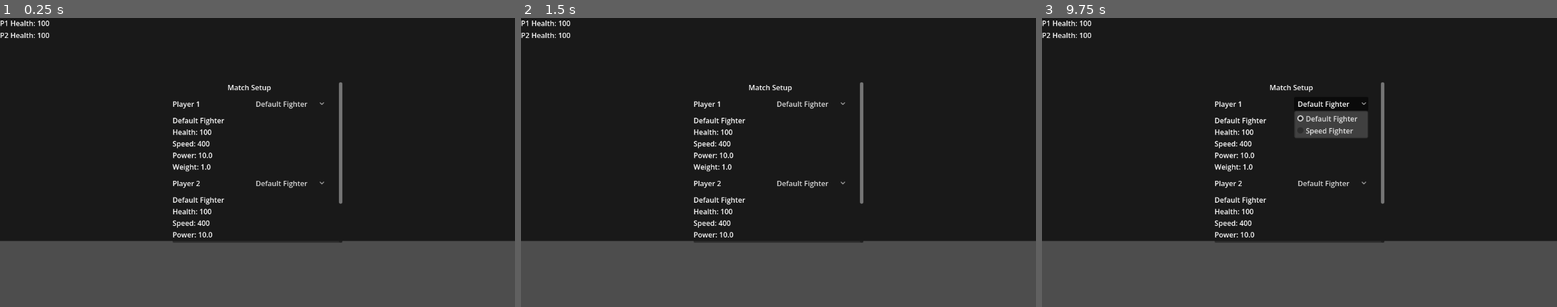
Above: before the commit, frames 1-3 (left to right).
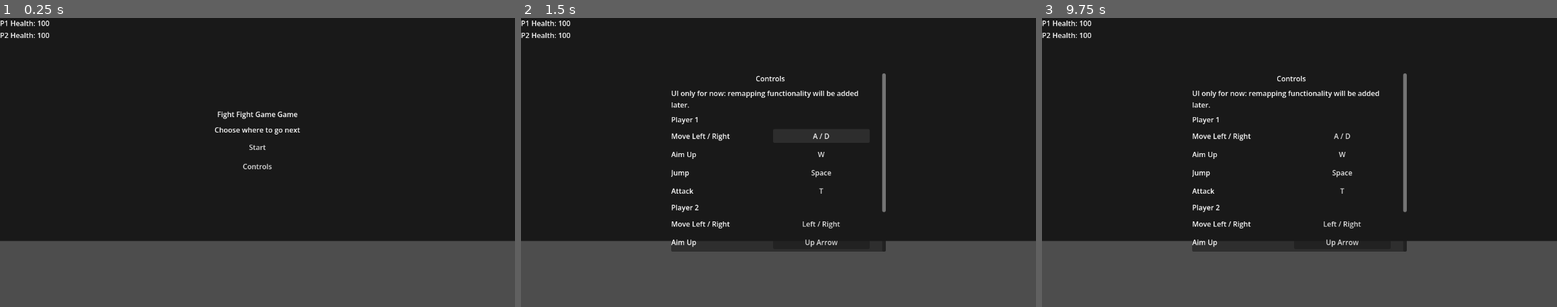
Above: after the commit, the same moments.

Repository: GitLlamma/Fight-Fight-Game-Game
Game: Godot game, scene res://scenes/main.tscn
Two runs of this game, one before a commit and one after it. Both use one fixed random seed, a clock stepped at 60 frames per second and the inputs below.
Inputs (mouse positions are in pixels of both pictures, inside the frame that each line leads up to):
- Up to frame 1 (0.25 s): no input
- Up to frame 2 (1.5 s): click (778, 165) at 0.5 s, where only the run after the commit has a clickable "Controls"; click (819, 136) at 1.25 s, where only the run after the commit has a clickable "A / D"
- Up to frame 3 (9.75 s): click (1340, 153) at 2 s, where only the run after the commit has a clickable "W"; click (1340, 171) at 2.75 s, where only the run after the commit has a clickable "Space"; click (1340, 191) at 3.5 s, where only the run after the commit has a clickable "T"; click (1340, 223) at 4.25 s, where only the run after the commit has a clickable "Left / Right"; click (1340, 243) at 5 s, where only the run after the commit has a clickable "Up Arrow"; click (1340, 260) at 5.75 s, where only the run after the commit has a clickable "O"; click (1340, 278) at 6.5 s, where only the run after the commit has a clickable "P"; click (1289, 298) at 7.25 s, where only the run after the commit has a clickable "Back"; click (1289, 289) at 8 s, where only the run before the commit has a clickable "Start Match"; click (1289, 289) at 8.75 s, where only the run before the commit has a clickable "Start Match"; click (1330, 104) at 9.5 s, where only the run before the commit has a clickable "Default Fighter"

The runs differ from the first frame. In frame 1, 2.1% of the frame differs, in the area x 33-67%, y 22-78%; in frame 2, 4.3%; in frame 3, 5.5%, in the area x 29-71%, y 19-81%.

Commit message:
Added controls screen

Diff:
--- a/GodotFiles/fight-fight-game-game/scenes/ui/hud.tscn
+++ b/GodotFiles/fight-fight-game-game/scenes/ui/hud.tscn
@@ -14,6 +14,37 @@
 
 [node name="P2HealthLabel" type="Label" parent="VBoxContainer"]
 text = "P2 Health: 100"
+
+[node name="MainMenuScreen" type="PanelContainer" parent="."]
+anchor_left = 0.5
+anchor_top = 0.5
+anchor_right = 0.5
+anchor_bottom = 0.5
+offset_left = -170.0
+offset_top = -120.0
+offset_right = 170.0
+offset_bottom = 120.0
+
+[node name="MainMenuContent" type="VBoxContainer" parent="MainMenuScreen"]
+offset_left = 18.0
+offset_top = 18.0
+offset_right = 322.0
+offset_bottom = 222.0
+theme_override_constants/separation = 12
+
+[node name="TitleLabel" type="Label" parent="MainMenuScreen/MainMenuContent"]
+text = "Fight Fight Game Game"
+horizontal_alignment = 1
+
+[node name="SubtitleLabel" type="Label" parent="MainMenuScreen/MainMenuContent"]
+text = "Choose where to go next"
+horizontal_alignment = 1
+
+[node name="StartButton" type="Button" parent="MainMenuScreen/MainMenuContent"]
+text = "Start"
+
+[node name="ControlsButton" type="Button" parent="MainMenuScreen/MainMenuContent"]
+text = "Controls"
 
 [node name="WinScreen" type="PanelContainer" parent="."]
 anchor_left = 0.5
@@ -102,3 +133,131 @@
 
 [node name="StartMatchButton" type="Button" parent="CharacterSelectScreen/SelectScroll/SelectContent"]
 text = "Start Match"
+
+[node name="BackToMainMenuButton" type="Button" parent="CharacterSelectScreen/SelectScroll/SelectContent"]
+text = "Back"
+
+[node name="ControlsScreen" type="PanelContainer" parent="."]
+anchor_left = 0.5
+anchor_top = 0.5
+anchor_right = 0.5
+anchor_bottom = 0.5
+offset_left = -240.0
+offset_top = -200.0
+offset_right = 240.0
+offset_bottom = 200.0
+
+[node name="ControlsScroll" type="ScrollContainer" parent="ControlsScreen"]
+offset_left = 18.0
+offset_top = 18.0
+offset_right = 462.0
+offset_bottom = 382.0
+
+[node name="ControlsContent" type="VBoxContainer" parent="ControlsScreen/ControlsScroll"]
+custom_minimum_size = Vector2(444, 0)
+theme_override_constants/separation = 10
+
+[node name="ControlsTitleLabel" type="Label" parent="ControlsScreen/ControlsScroll/ControlsContent"]
+text = "Controls"
+horizontal_alignment = 1
+
+[node name="ControlsHintLabel" type="Label" parent="ControlsScreen/ControlsScroll/ControlsContent"]
+text = "UI only for now: remapping functionality will be added later."
+autowrap_mode = 3
+
+[node name="P1SectionLabel" type="Label" parent="ControlsScreen/ControlsScroll/ControlsContent"]
+text = "Player 1"
+
+[node name="P1MoveRow" type="HBoxContainer" parent="ControlsScreen/ControlsScroll/ControlsContent"]
+theme_override_constants/separation = 12
+
+[node name="P1MoveLabel" type="Label" parent="ControlsScreen/ControlsScroll/ControlsContent/P1MoveRow"]
+size_flags_horizontal = 3
+text = "Move Left / Right"
+
+[node name="P1MoveButton" type="Button" parent="ControlsScreen/ControlsScroll/ControlsContent/P1MoveRow"]
+size_flags_horizontal = 3
+text = "A / D"
+
+[node name="P1UpRow" type="HBoxContainer" parent="ControlsScreen/ControlsScroll/ControlsContent"]
+theme_override_constants/separation = 12
+
+[node name="P1UpLabel" type="Label" parent="ControlsScreen/ControlsScroll/ControlsContent/P1UpRow"]
+size_flags_horizontal = 3
+text = "Aim Up"
+
+[node name="P1UpButton" type="Button" parent="ControlsScreen/ControlsScroll/ControlsContent/P1UpRow"]
+size_flags_horizontal = 3
+text = "W"
+
+[node name="P1JumpRow" type="HBoxContainer" parent="ControlsScreen/ControlsScroll/ControlsContent"]
+theme_override_constants/separation = 12
+
+[node name="P1JumpLabel" type="Label" parent="ControlsScreen/ControlsScroll/ControlsContent/P1JumpRow"]
+size_flags_horizontal = 3
+text = "Jump"
+
+[node name="P1JumpButton" type="Button" parent="ControlsScreen/ControlsScroll/ControlsContent/P1JumpRow"]
+size_flags_horizontal = 3
+text = "Space"
+
+[node name="P1AttackRow" type="HBoxContainer" parent="ControlsScreen/ControlsScroll/ControlsContent"]
+theme_override_constants/separation = 12
+
+[node name="P1AttackLabel" type="Label" parent="ControlsScreen/ControlsScroll/ControlsContent/P1AttackRow"]
+size_flags_horizontal = 3
+text = "Attack"
+
+[node name="P1AttackButton" type="Button" parent="ControlsScreen/ControlsScroll/ControlsContent/P1AttackRow"]
+size_flags_horizontal = 3
+text = "T"
+
+[node name="P2SectionLabel" type="Label" parent="ControlsScreen/ControlsScroll/ControlsContent"]
+text = "Player 2"
+
+[node name="P2MoveRow" type="HBoxContainer" parent="ControlsScreen/ControlsScroll/ControlsContent"]
+theme_override_constants/separation = 12
+
+[node name="P2MoveLabel" type="Label" parent="ControlsScreen/ControlsScroll/ControlsContent/P2MoveRow"]
+size_flags_horizontal = 3
+text = "Move Left / Right"
+
+[node name="P2MoveButton" type="Button" parent="ControlsScreen/ControlsScroll/ControlsContent/P2MoveRow"]
+size_flags_horizontal = 3
+text = "Left / Right"
+
+[node name="P2UpRow" type="HBoxContainer" parent="ControlsScreen/ControlsScroll/ControlsContent"]
+theme_override_constants/separation = 12
+
+[node name="P2UpLabel" type="Label" parent="ControlsScreen/ControlsScroll/ControlsContent/P2UpRow"]
+size_flags_horizontal = 3
+text = "Aim Up"
+
+[node name="P2UpButton" type="Button" parent="ControlsScreen/ControlsScroll/ControlsContent/P2UpRow"]
+size_flags_horizontal = 3
+text = "Up Arrow"
+
+[node name="P2JumpRow" type="HBoxContainer" parent="ControlsScreen/ControlsScroll/ControlsContent"]
+theme_override_constants/separation = 12
+
+[node name="P2JumpLabel" type="Label" parent="ControlsScreen/ControlsScroll/ControlsContent/P2JumpRow"]
+size_flags_horizontal = 3
+text = "Jump"
+
+[node name="P2JumpButton" type="Button" parent="ControlsScreen/ControlsScroll/ControlsContent/P2JumpRow"]
+size_flags_horizontal = 3
+text = "O"
+
+[node name="P2AttackRow" type="HBoxContainer" parent="ControlsScreen/ControlsScroll/ControlsContent"]
+theme_override_constants/separation = 12
+
+[node name="P2AttackLabel" type="Label" parent="ControlsScreen/ControlsScroll/ControlsContent/P2AttackRow"]
+size_flags_horizontal = 3
+text = "Attack"
+
+[node name="P2AttackButton" type="Button" parent="ControlsScreen/ControlsScroll/ControlsContent/P2AttackRow"]
+size_flags_horizontal = 3
+text = "P"
+
+[node name="BackButton" type="Button" parent="ControlsScreen/ControlsScroll/ControlsContent"]
+text = "Back"
--- a/GodotFiles/fight-fight-game-game/scripts/game_manager.gd
+++ b/GodotFiles/fight-fight-game-game/scripts/game_manager.gd
@@ -26,12 +26,14 @@
 	hud.rematch_requested.connect(_on_rematch_requested)
 	hud.character_select_requested.connect(_on_character_select_requested)
 	_sync_selected_characters()
-	hud.show_character_select(_get_available_character_options(), player1_character_id, player2_character_id)
+	hud.show_main_menu(_get_available_character_options(), player1_character_id, player2_character_id)
 
 func _spawn_match_players():
 	_sync_selected_characters()
 	game_over = false
 	hud.hide_winner()
+	hud.hide_main_menu()
+	hud.hide_controls_screen()
 	hud.hide_character_select()
 	_despawn_player(player1)
 	_despawn_player(player2)
--- a/GodotFiles/fight-fight-game-game/scripts/hud.gd
+++ b/GodotFiles/fight-fight-game-game/scripts/hud.gd
@@ -6,6 +6,9 @@
 
 @onready var p1_health_label = $VBoxContainer/P1HealthLabel
 @onready var p2_health_label = $VBoxContainer/P2HealthLabel
+@onready var main_menu_screen = $MainMenuScreen
+@onready var main_menu_start_button = $MainMenuScreen/MainMenuContent/StartButton
+@onready var main_menu_controls_button = $MainMenuScreen/MainMenuContent/ControlsButton
 @onready var win_screen = $WinScreen
 @onready var win_label = $WinScreen/WinContent/WinLabel
 @onready var rematch_button = $WinScreen/WinContent/RematchButton
@@ -17,15 +20,28 @@
 @onready var p1_preview_label = $CharacterSelectScreen/SelectScroll/SelectContent/P1PreviewLabel
 @onready var p2_preview_label = $CharacterSelectScreen/SelectScroll/SelectContent/P2PreviewLabel
 @onready var start_match_button = $CharacterSelectScreen/SelectScroll/SelectContent/StartMatchButton
+@onready var back_to_main_menu_button = $CharacterSelectScreen/SelectScroll/SelectContent/BackToMainMenuButton
+@onready var controls_screen = $ControlsScreen
+@onready var controls_back_button = $ControlsScreen/ControlsScroll/ControlsContent/BackButton
 
 var character_ids_by_index: Array[StringName] = []
 var character_options_by_id := {}
+var cached_character_options: Array = []
+var cached_default_p1: StringName = &"default_fighter"
+var cached_default_p2: StringName = &"default_fighter"
 
 func _ready():
+	main_menu_screen.hide()
 	win_screen.hide()
+	character_select_screen.hide()
+	controls_screen.hide()
+	main_menu_start_button.pressed.connect(_on_main_menu_start_button_pressed)
+	main_menu_controls_button.pressed.connect(_on_main_menu_controls_button_pressed)
 	rematch_button.pressed.connect(_on_rematch_button_pressed)
 	back_to_select_button.pressed.connect(_on_back_to_select_button_pressed)
 	start_match_button.pressed.connect(_on_start_match_button_pressed)
+	back_to_main_menu_button.pressed.connect(_on_back_to_main_menu_button_pressed)
+	controls_back_button.pressed.connect(_on_controls_back_button_pressed)
 	p1_character_option.item_selected.connect(_on_character_option_changed)
 	p2_character_option.item_selected.connect(_on_character_option_changed)
 
@@ -43,7 +59,34 @@
 func hide_winner() -> void:
 	win_screen.hide()
 
+func show_main_menu(character_options: Array, default_p1: StringName, default_p2: StringName) -> void:
+	cache_character_select_data(character_options, default_p1, default_p2)
+	main_menu_screen.show()
+	controls_screen.hide()
+	character_select_screen.hide()
+	hide_winner()
+
+func hide_main_menu() -> void:
+	main_menu_screen.hide()
+
+func show_controls_screen() -> void:
+	controls_screen.show()
+	main_menu_screen.hide()
+	character_select_screen.hide()
+	hide_winner()
+
+func hide_controls_screen() -> void:
+	controls_screen.hide()
+
+func cache_character_select_data(character_options: Array, default_p1: StringName, default_p2: StringName) -> void:
+	cached_character_options = character_options.duplicate(true)
+	cached_default_p1 = default_p1
+	cached_default_p2 = default_p2
+
 func show_character_select(character_options: Array, default_p1: StringName, default_p2: StringName) -> void:
+	cache_character_select_data(character_options, default_p1, default_p2)
+	main_menu_screen.hide()
+	controls_screen.hide()
 	character_select_screen.show()
 	hide_winner()
 	select_scroll.scroll_vertical = 0
@@ -114,6 +157,19 @@
 		_get_selected_character_id(p2_character_option)
 	)
 
+func _on_main_menu_start_button_pressed() -> void:
+	show_character_select(cached_character_options, cached_default_p1, cached_default_p2)
+
+func _on_main_menu_controls_button_pressed() -> void:
+	show_controls_screen()
+
+func _on_controls_back_button_pressed() -> void:
+	main_menu_screen.show()
+	controls_screen.hide()
+
+func _on_back_to_main_menu_button_pressed() -> void:
+	show_main_menu(cached_character_options, cached_default_p1, cached_default_p2)
+
 func _on_rematch_button_pressed() -> void:
 	rematch_requested.emit()
 
Not shown, changed: DOCUMENTATION.md
